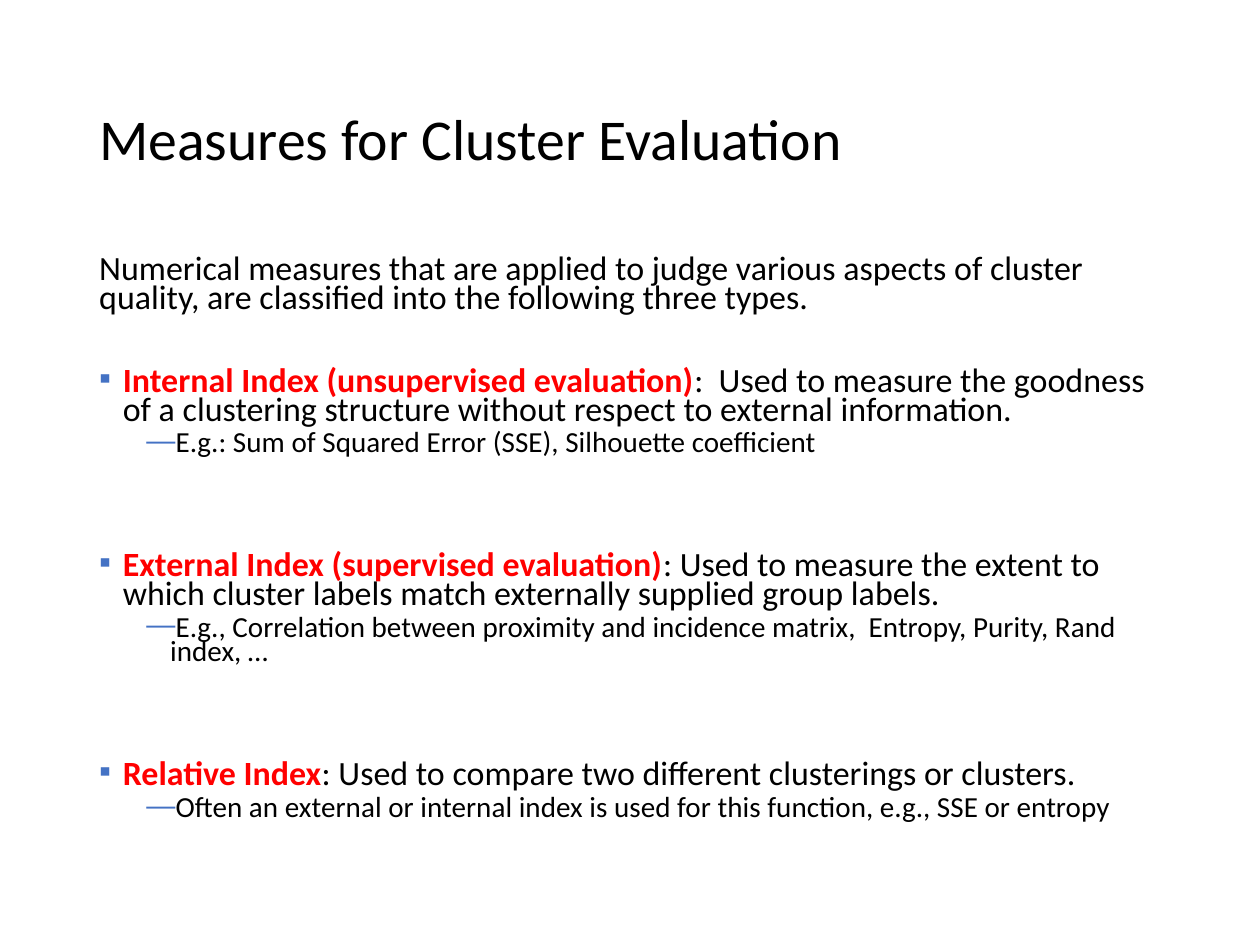
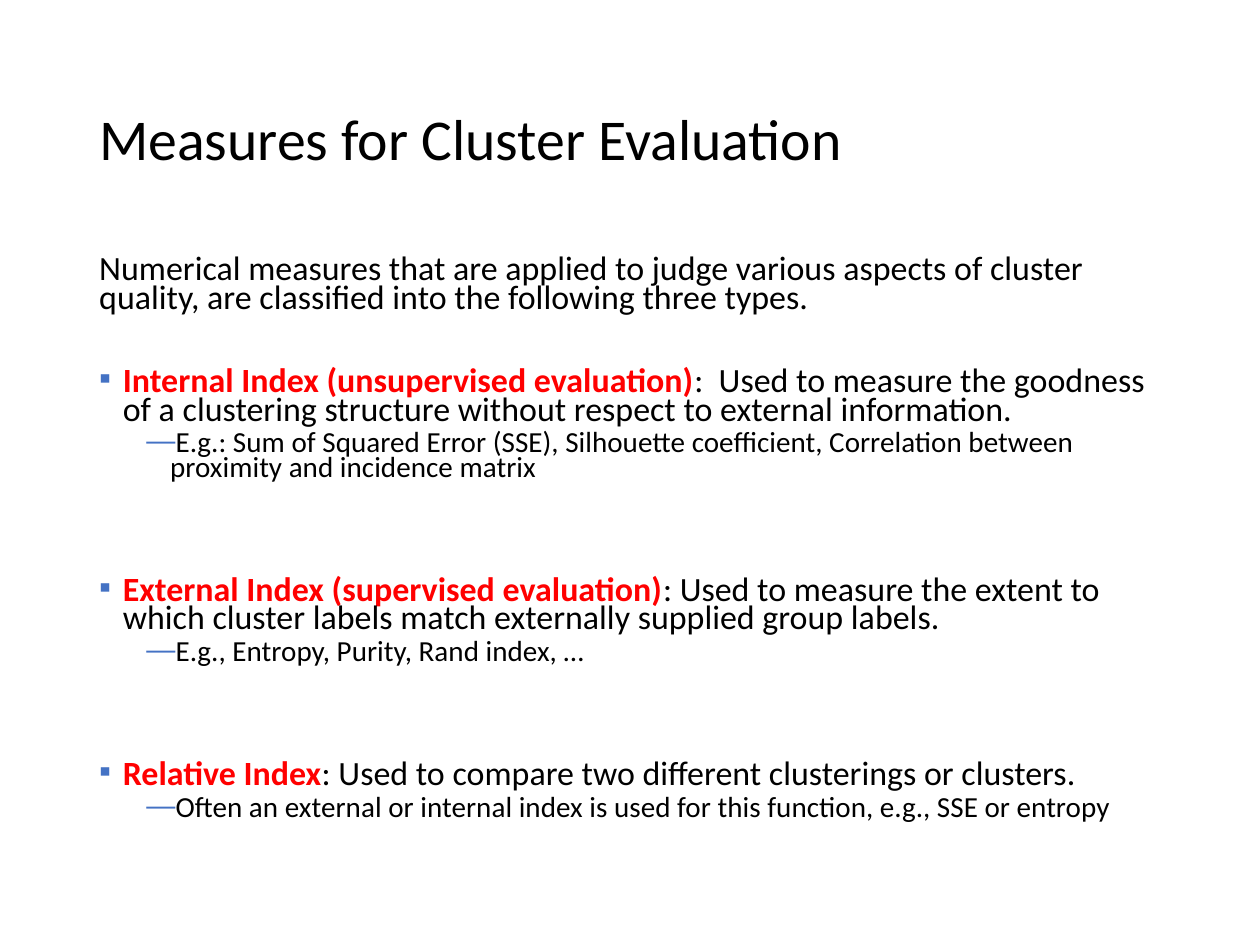
Before and after one commit to mhahsler/Introduction_to_Data_Mining_R_Examples, a slide deck: slide 73 of slides/chap7_basic_cluster_analysis.pptx. Drawn at 1260x945 pixels with LibreOffice and Linux fonts; fonts in the diff are those of the drawing. Boxes give left, top, right and bottom in pixels: in the first picture for what was removed or moved away, otherwise in the second. Text is boxed around its words. In the diff, an @@ line names an element or a change of style, - is before the commit and + after.

Commit message:
improved cluster evaluation.

```diff
--- a/slides/chap7_basic_cluster_analysis.pptx
+++ b/slides/chap7_basic_cluster_analysis.pptx
@@ text at <box>170,431,1072,482</box>: text changed @@
-  — E.g.: Sum of Squared Error (SSE), Silhouette coefficient
+  — E.g.: Sum of Squared Error (SSE), Silhouette coefficient, Correlation between proximity and incidence matrix
@@ text at <box>176,640,557,666</box>: text changed @@
-  — E.g., Correlation between proximity and incidence matrix, Entropy, Purity, Rand index, …
+  — E.g., Entropy, Purity, Rand index, …
```
Also in this commit, not shown: 11 other slides changed, 1 slide removed, 26 other files.
